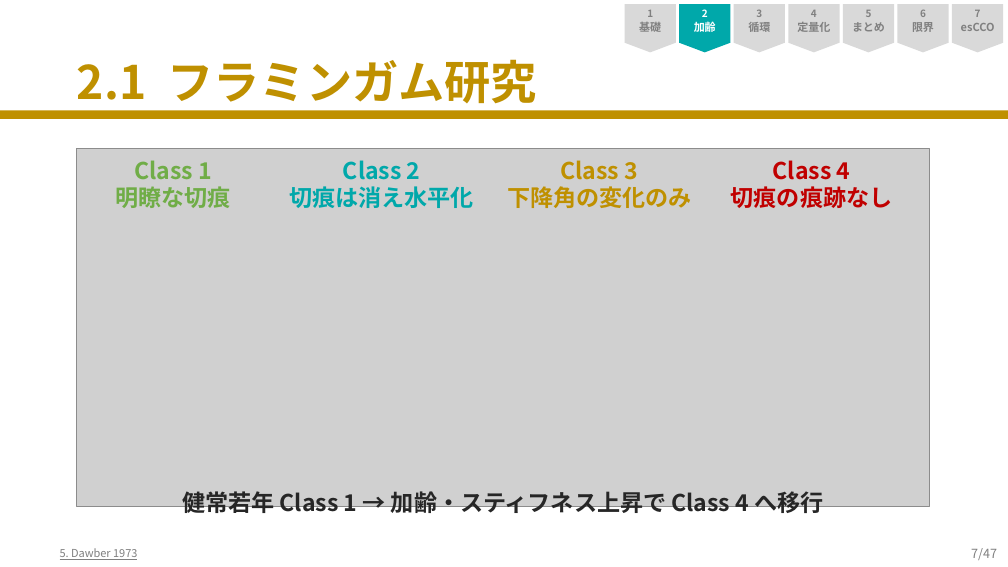
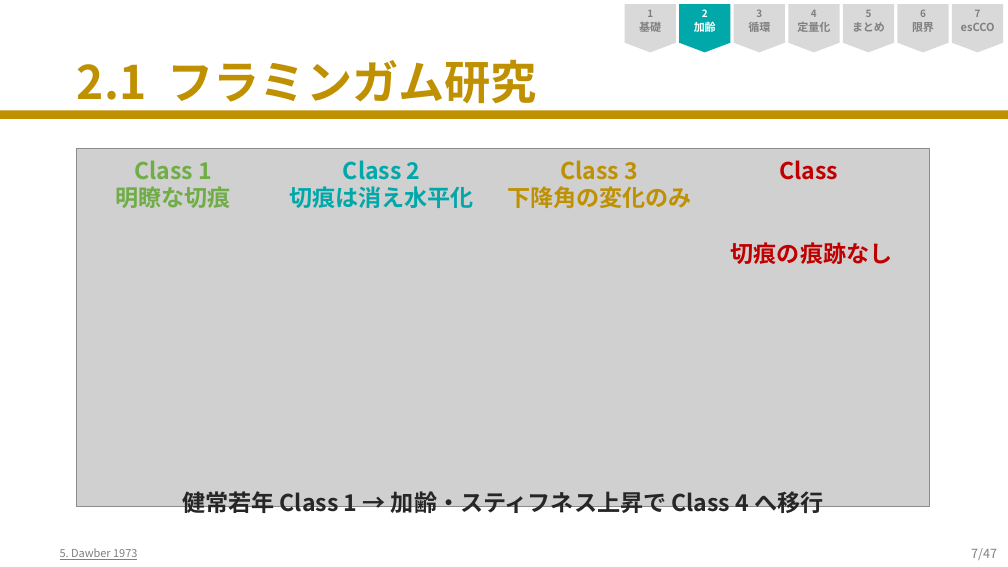
Before and after one commit to nobumitsu-3141/ppg-study, a slide deck: slide 7 of SpO2PPG_revised_websafe.pptx. Drawn at 1008x567 pixels with LibreOffice and Linux fonts; fonts in the diff are those of the drawing; grey boxes stand for pictures. Boxes give left, top, right and bottom in pixels: in the first picture for what was removed or moved away, otherwise in the second. Text is boxed around its words. In the diff, an @@ line names an element or a change of style, - is before the commit and + after.

```diff
--- a/SpO2PPG_revised_websafe.pptx
+++ b/SpO2PPG_revised_websafe.pptx
@@ text at box(731, 160, 892, 264): text changed @@
-Class 4
-切痕の痕跡なし
+Class
+切痕の痕跡なし
```
Also in this commit, not shown: 16 other slides changed, 3 other files.
